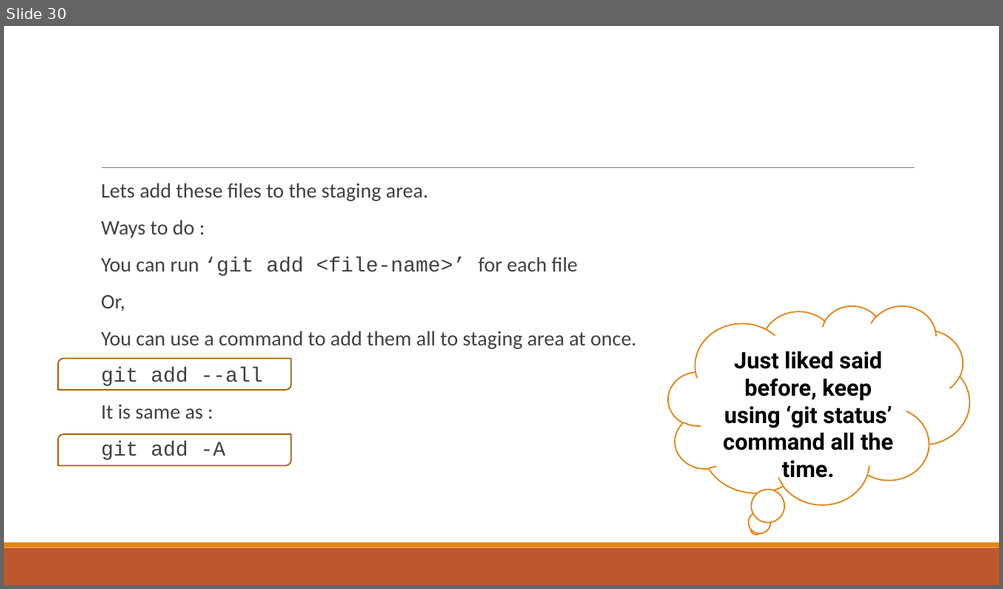
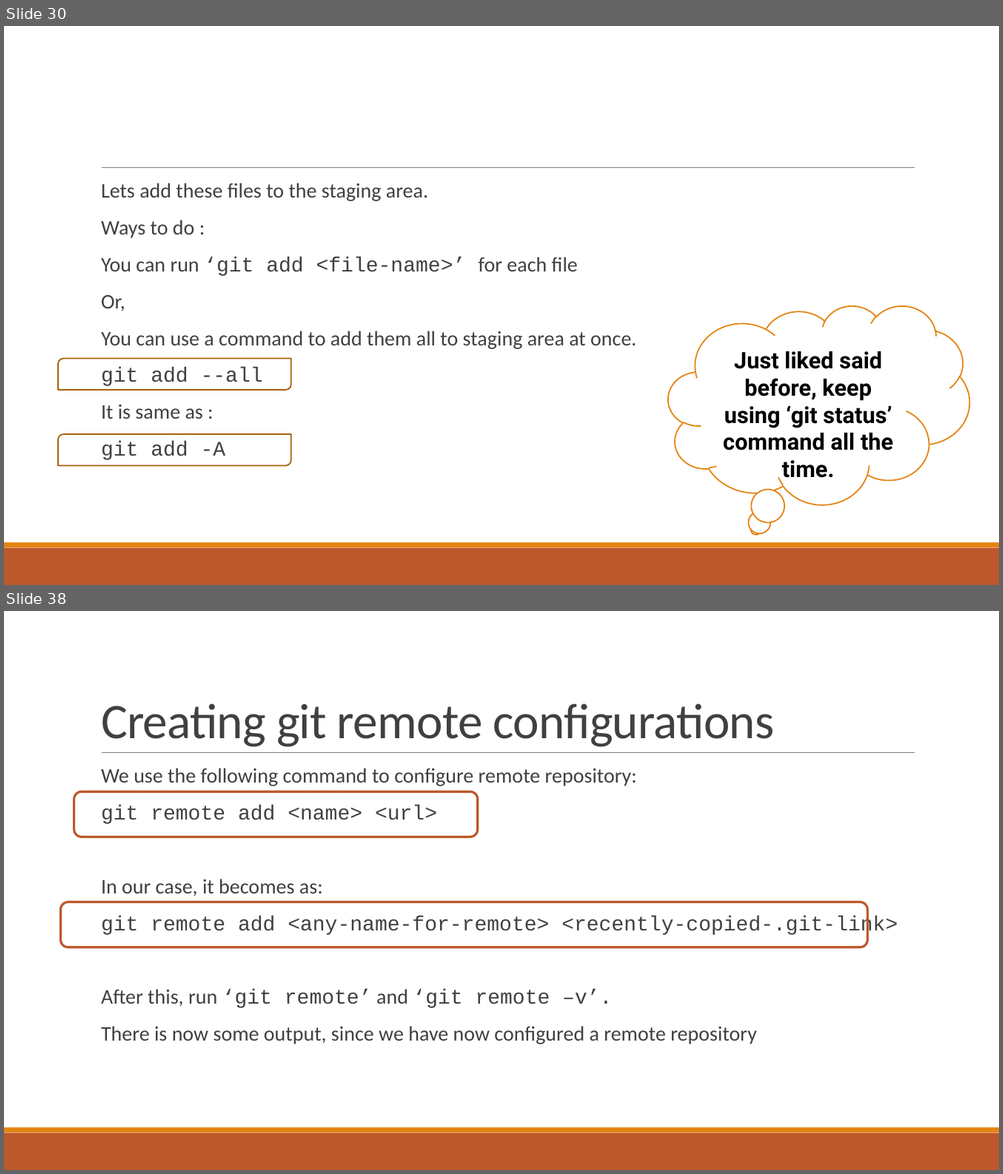
Before and after one commit to roshanlc/crash-course-on-git-and-github, a slide deck: Crash course on git and github.pptx. Shown one above the other, each under a label of ours: slide 30 before the commit, slides 30 and 38 after it; the slides between them are not shown. The pictures are 1003x589 and 1003x1174 pixels, drawn with LibreOffice and Linux fonts; fonts in the diff are those of the drawing. Boxes give left, top, right and bottom in pixels: in the first picture for what was removed or moved away, otherwise in the second. Text is boxed around its words. In the diff, an @@ line names an element or a change of style, - is before the commit and + after.

```diff
--- a/Crash course on git and github.pptx
+++ b/Crash course on git and github.pptx
@@ slide 38 added at [4, 611, 999, 1170], background #FFFFFF; not listed: 3 template elements that a slide beside it also shows @@
@@ title added at [101, 703, 774, 747], 48 pt, text #404040 @@
+Creating git remote configurations
@@ text added at [101, 768, 897, 1045], 20 pt, text #404040 @@
+  We use the following command to configure remote repository:
+  git remote add <name> <url>
+  In our case, it becomes as:
+  git remote add <any-name-for-remote> <recently-copied-.git-link>
+  After this, run ‘git remote’ and ‘git remote –v’.
+  There is now some output, since we have now configured a remote repository
@@ rounded rectangle added at [74, 792, 478, 837], outline #BD582C 2.25 pt @@
@@ rounded rectangle added at [61, 902, 868, 948], outline #BD582C 2.25 pt @@
```
Also in this commit, not shown: 3 slides changed, 14 other slides added.
